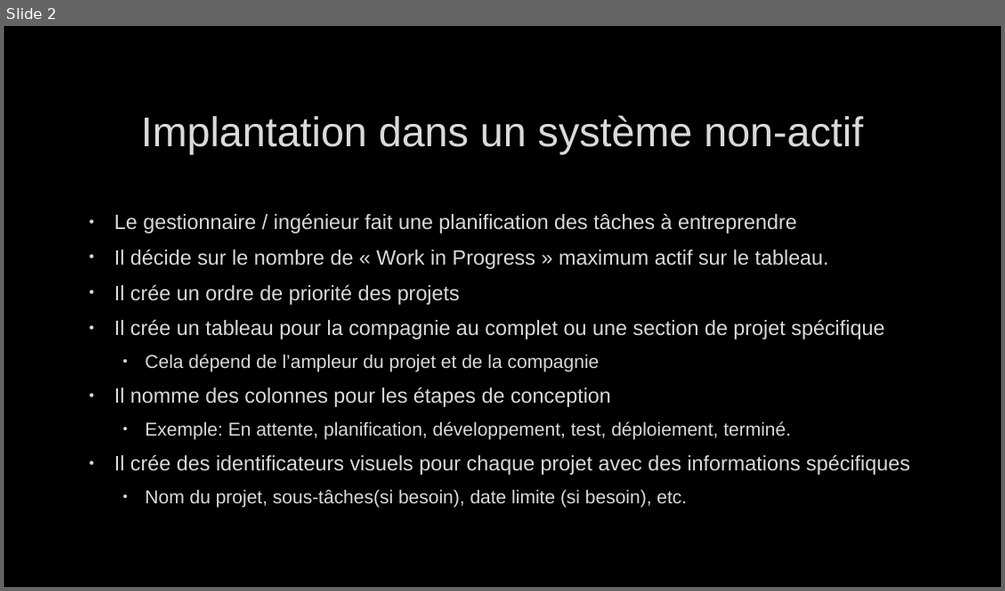
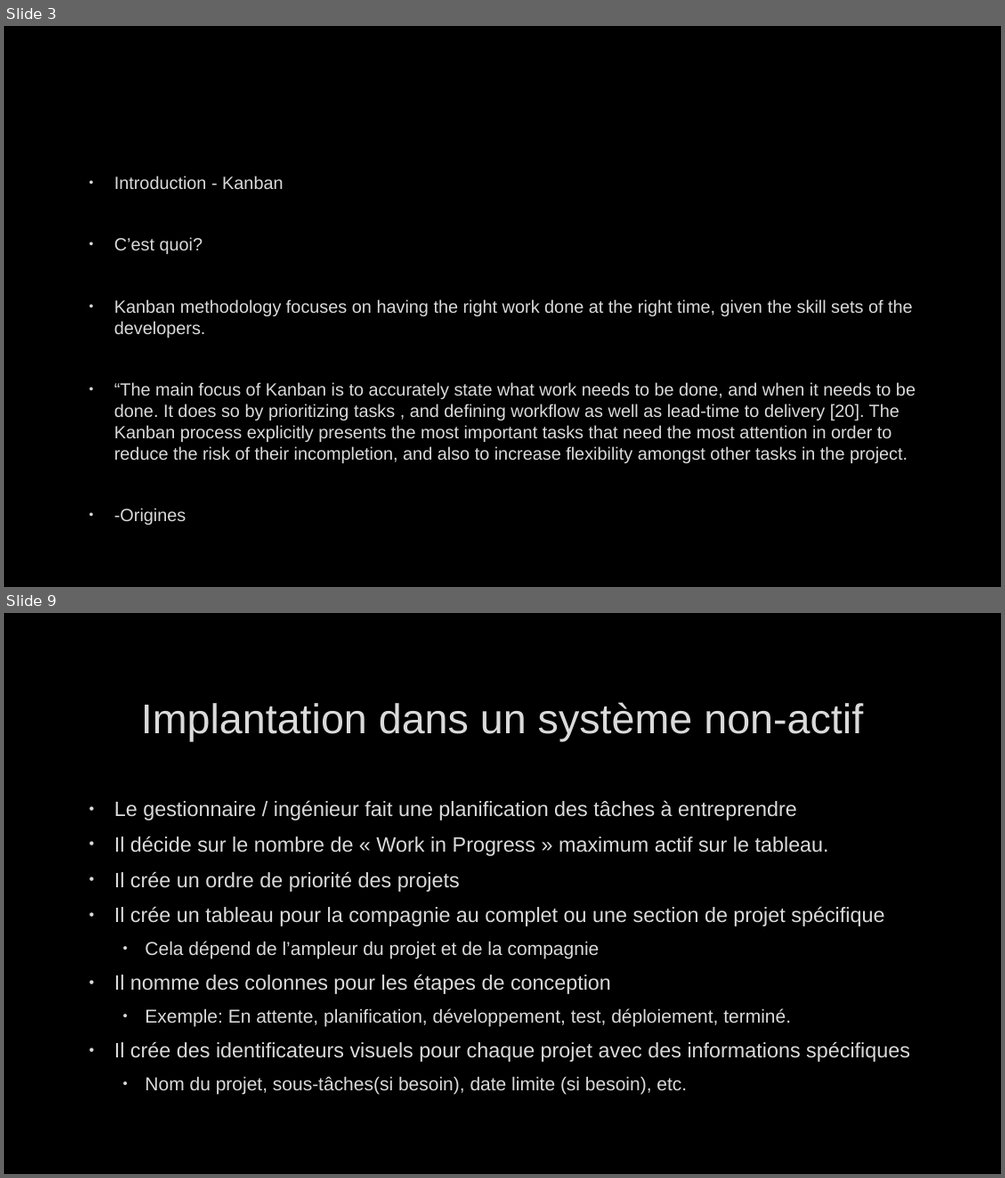
Before and after one commit to joyaAmora/Analyse_relationnelle, a slide deck: PP-DAVE.pptx. Shown one above the other, each under a label of ours: slide 2 before the commit, slides 3 and 9 after it; the slides between them are not shown. The pictures are 1005x591 and 1005x1178 pixels, drawn with LibreOffice and Linux fonts; fonts in the diff are those of the drawing; background and template pictures are left out. Boxes give left, top, right and bottom in pixels: in the first picture for what was removed or moved away, otherwise in the second. Text is boxed around its words. In the diff, an @@ line names an element or a change of style, - is before the commit and + after.

```diff
--- a/PP-DAVE.pptx
+++ b/PP-DAVE.pptx
@@ slide 3 added at <box>4,26,1001,587</box>, background picture (left out) @@
@@ text added at <box>114,176,915,463</box>, 17 pt, text #DADADA @@
+• Introduction - Kanban
+• C’est quoi?
+• Kanban methodology focuses on having the right work done at the right time, given the skill sets of the developers.
+• “The main focus of Kanban is to accurately state what work needs to be done, and when it needs to be done. It does so by prioritizing tasks , and defining workflow as well as lead-time to delivery [20]. The Kanban process explicitly presents the most important tasks that need the most attention in order to reduce the risk of their incompletion, and also to increase flexibility amongst other tasks in the project.
+• -Origines
@@ what was slide 2 is now slide 9 @@
```
Also in this commit, not shown: 6 other slides added.
